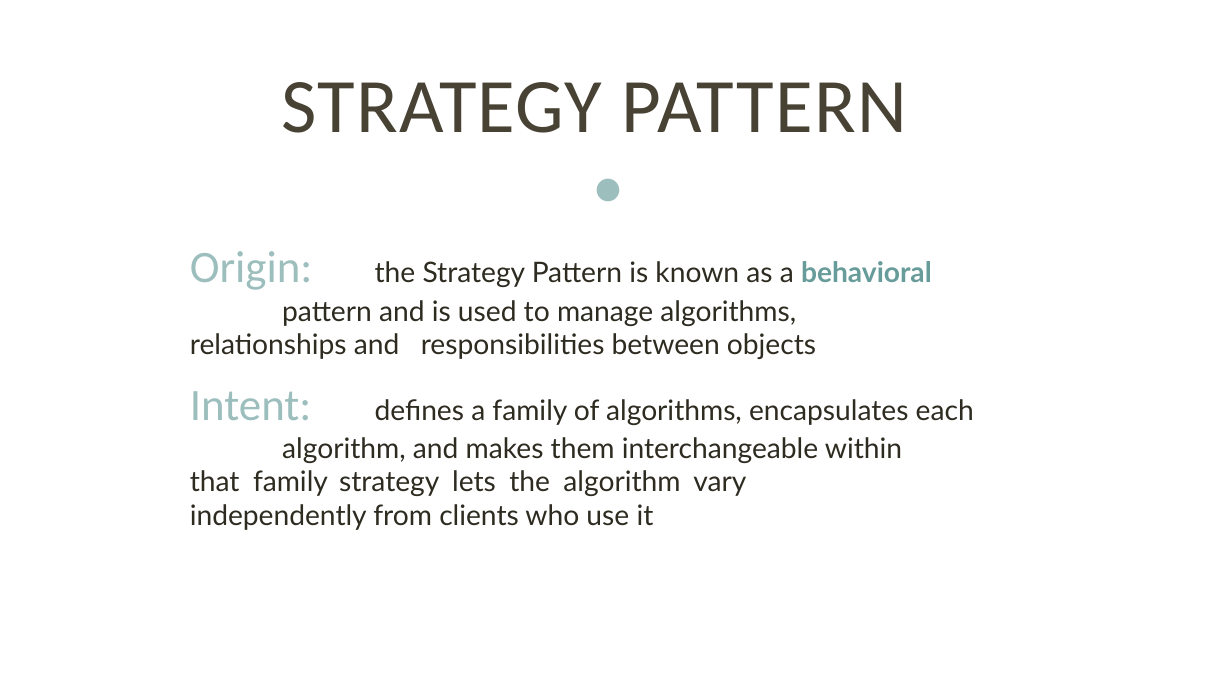
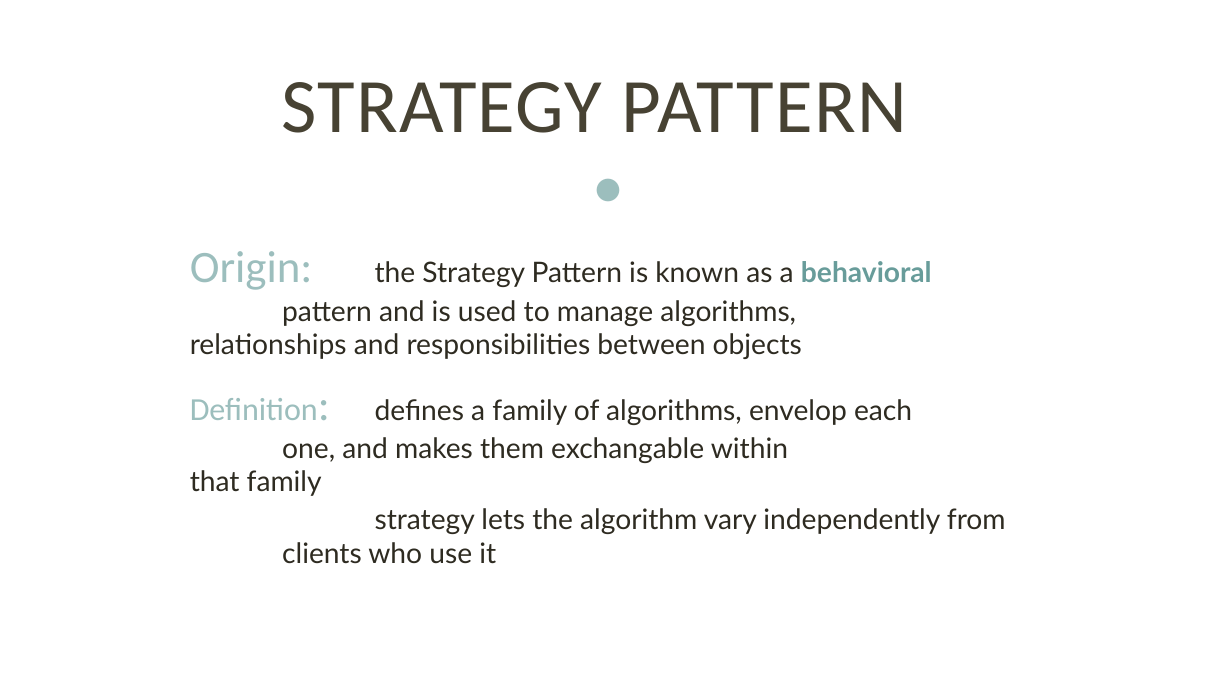
Before and after one commit to ntninh18/crossy-road, a slide deck: slide 4 of seminar/StrategyPattern.pptx (slide 11 before the commit). Drawn at 1232x693 pixels with LibreOffice and Linux fonts; fonts in the diff are those of the drawing. Boxes give left, top, right and bottom in pixels: in the first picture for what was removed or moved away, otherwise in the second. Text is boxed around its words. In the diff, an @@ line names an element or a change of style, - is before the commit and + after.

```diff
--- a/seminar/StrategyPattern.pptx
+++ b/seminar/StrategyPattern.pptx
@@ text at (190,398,1006,564): text changed @@
-Intent: defines a family of algorithms, encapsulates each algorithm, and makes them interchangeable within that family strategy lets the algorithm vary independently from clients who use it
+Definition: defines a family of algorithms, envelop each one, and makes them exchangable within that family
+strategy lets the algorithm vary independently from clients who use it
```
Also in this commit, not shown: 3 other slides changed, 1 slide added, 1 other file.
